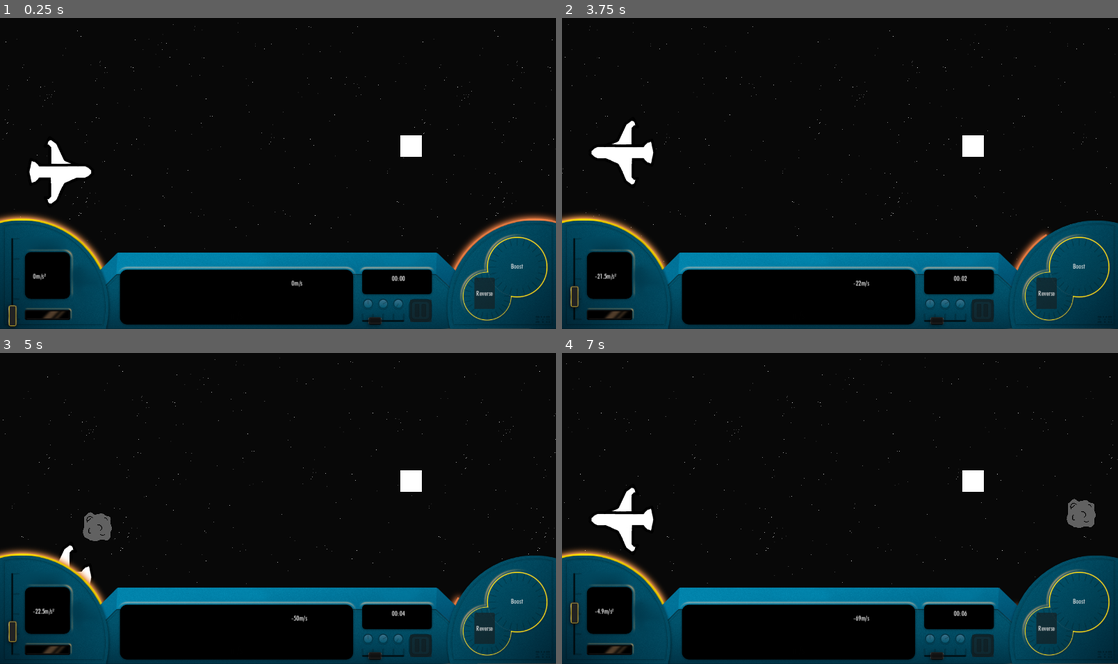
Above: before the commit, frames 1-4 (two rows, left to right).
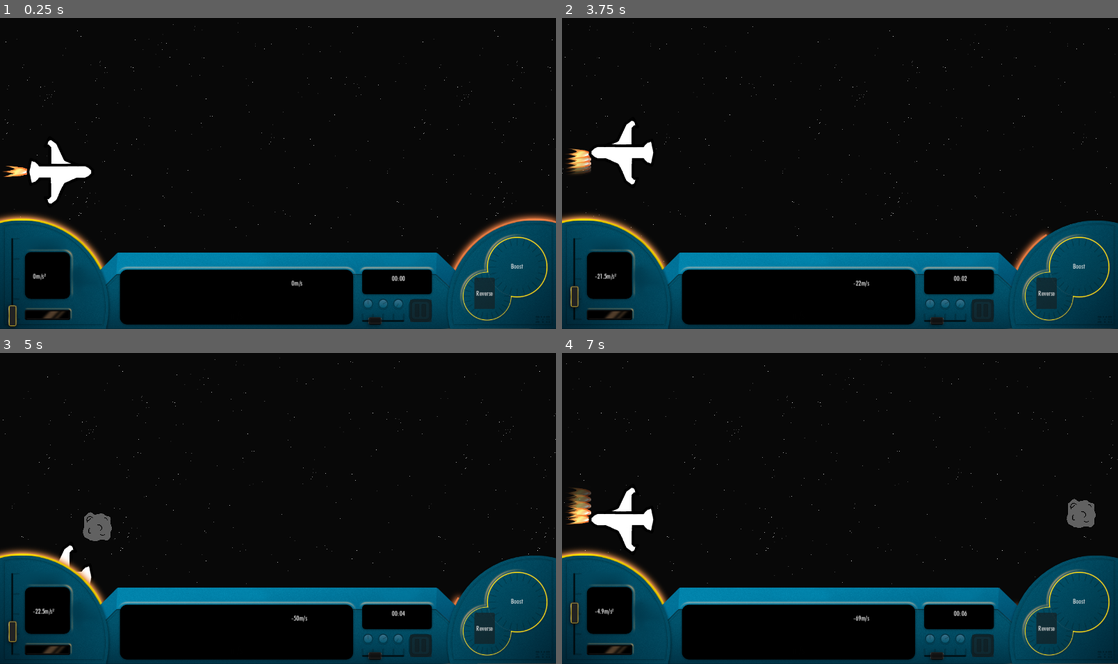
Above: after the commit, the same moments.

Repository: Harmoen/Never-Stop
Game: Godot game, scene res://source/main/main.tscn
The game is run twice, just before and just after one commit, with the same random seed, the same clock (stepped at 60 frames per second) and the same inputs.
Inputs (mouse positions are in pixels of both pictures, inside the frame that each line leads up to):
- Up to frame 1 (0.25 s): no input
- Up to frame 2 (3.75 s): click "Boost" at 0.5 s; click "Reverse" at 1.25 s; click (984, 310) at 2 s; click "unpause" at 2.75 s; move the mouse to (962, 157) at 3.52 s; press the mouse at (962, 157) at 3.53 s; hold D (throttle_up) from 3.53 s (still down)
- Up to frame 3 (5 s): move the mouse to (166, 524) at 4.27 s; release D (throttle_up) at 4.28 s; release the mouse at (166, 524) at 4.28 s; hold S (down) from 4.28 s (still down); click (166, 524) at 4.35 s
- Up to frame 4 (7 s): move the mouse to (895, 440) at 5.02 s; release S (down) at 5.03 s; press the mouse at (895, 440) at 5.03 s; hold D (throttle_up) 5.03-6.53 s; move the mouse to (812, 570) at 5.77 s; release the mouse at (812, 570) at 5.78 s; click (812, 570) at 5.85 s; move the mouse to (1006, 555) at 6.52 s; press the mouse at (1006, 555) at 6.53 s; hold S (down) from 6.53 s (still down)

The runs differ from the first frame. In frame 1, 0.4% of the frame differs, in the area x 0-76%, y 37-52%; in frame 2, 0.5%; in frame 3, 0.3%; in frame 4, 0.7%, in the area x 0-76%, y 37-56%.

Commit message:
Added Central Flame

Diff:
--- a/source/main/main.tscn
+++ b/source/main/main.tscn
@@ -68,10 +68,3 @@
 [node name="SpawnTimer" type="Timer" parent="Obstacle Spawner"]
 wait_time = 3.0
 autostart = true
-
-[node name="ColorRect" type="ColorRect" parent="."]
-custom_minimum_size = Vector2(50, 50)
-offset_left = 921.0
-offset_top = 273.0
-offset_right = 971.0
-offset_bottom = 323.0
--- a/source/spaceship/spaceship.tscn
+++ b/source/spaceship/spaceship.tscn
@@ -1,12 +1,25 @@
-[gd_scene load_steps=5 format=3 uid="uid://ds23o5u6thl0n"]
+[gd_scene load_steps=9 format=3 uid="uid://ds23o5u6thl0n"]
 
 [ext_resource type="Script" path="res://source/spaceship/spaceship.gd" id="1_1qns2"]
 [ext_resource type="Texture2D" uid="uid://c028sn6swaey8" path="res://assets/textures/placeholder/ship.png" id="1_53jdu"]
 [ext_resource type="Script" path="res://source/spaceship/shield_component.gd" id="2_vlrvn"]
+[ext_resource type="Texture2D" uid="uid://bnolcan8k7j3f" path="res://assets/textures/Central Flame.png" id="3_w6wlu"]
 
 [sub_resource type="CapsuleShape2D" id="CapsuleShape2D_u4qdb"]
 radius = 57.0
 height = 150.0
+
+[sub_resource type="Curve" id="Curve_boiko"]
+_data = [Vector2(0, 1), 0.0, 0.0, 0, 0, Vector2(1, 0), 0.0, 0.0, 0, 0]
+point_count = 2
+
+[sub_resource type="CurveTexture" id="CurveTexture_jqaml"]
+curve = SubResource("Curve_boiko")
+
+[sub_resource type="ParticleProcessMaterial" id="ParticleProcessMaterial_y16q1"]
+particle_flag_disable_z = true
+gravity = Vector3(-20, 0, 0)
+alpha_curve = SubResource("CurveTexture_jqaml")
 
 [node name="Spaceship" type="Node2D"]
 script = ExtResource("1_1qns2")
@@ -23,6 +36,13 @@
 shape = SubResource("CapsuleShape2D_u4qdb")
 debug_color = Color(0.722656, 0.478146, 7.70092e-07, 0.42)
 
+[node name="GPUParticles2D" type="GPUParticles2D" parent="."]
+position = Vector2(-114, -1)
+process_material = SubResource("ParticleProcessMaterial_y16q1")
+texture = ExtResource("3_w6wlu")
+lifetime = 0.2
+randomness = 0.1
+
 [node name="Sprite2D" type="Sprite2D" parent="."]
 texture = ExtResource("1_53jdu")
 
--- a/source/ui/upgrade_menu.tscn
+++ b/source/ui/upgrade_menu.tscn
@@ -3,11 +3,11 @@
 [ext_resource type="Script" path="res://source/ui/upgrade_menu.gd" id="1_oqch5"]
 [ext_resource type="Texture2D" uid="uid://cru1brghevdhw" path="res://assets/textures/Layer 2.png" id="2_lbu4b"]
 
+[sub_resource type="Animation" id="Animation_ift4e"]
+resource_name = "hide_upgrades"
+
 [sub_resource type="Animation" id="Animation_ornaw"]
 resource_name = "show_upgrades"
-
-[sub_resource type="Animation" id="Animation_ift4e"]
-resource_name = "hide_upgrades"
 
 [sub_resource type="AnimationLibrary" id="AnimationLibrary_j68rm"]
 _data = {
Binary file added: assets/textures/Central Flame.png
Not shown, added: assets/textures/Central Flame.png.import
Not shown: 1 places in source/main/main.tscn that only renumber resources
